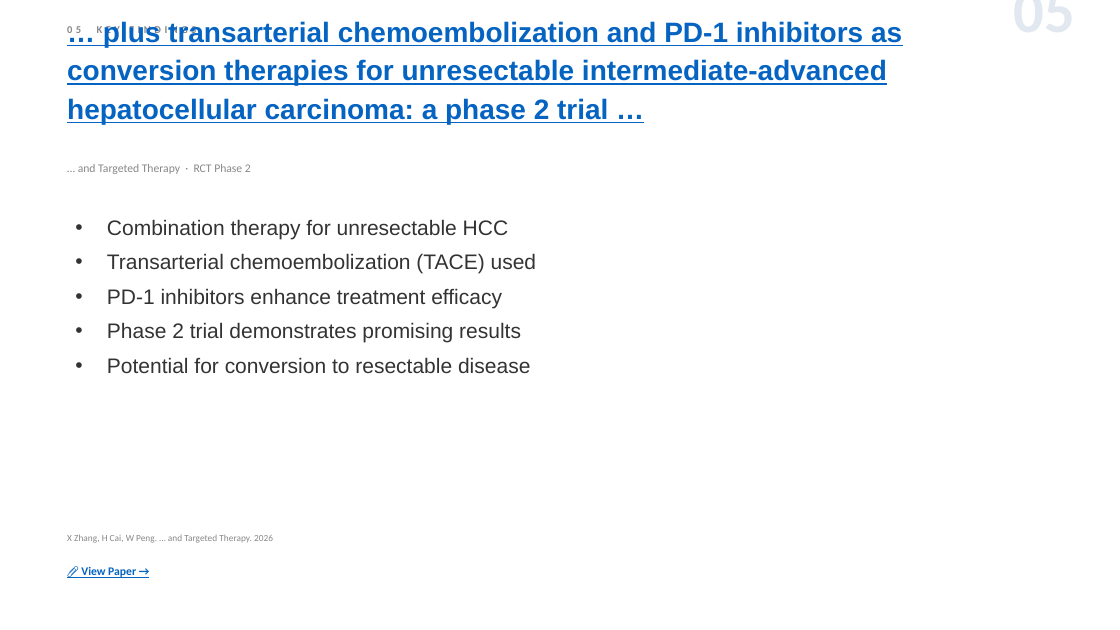
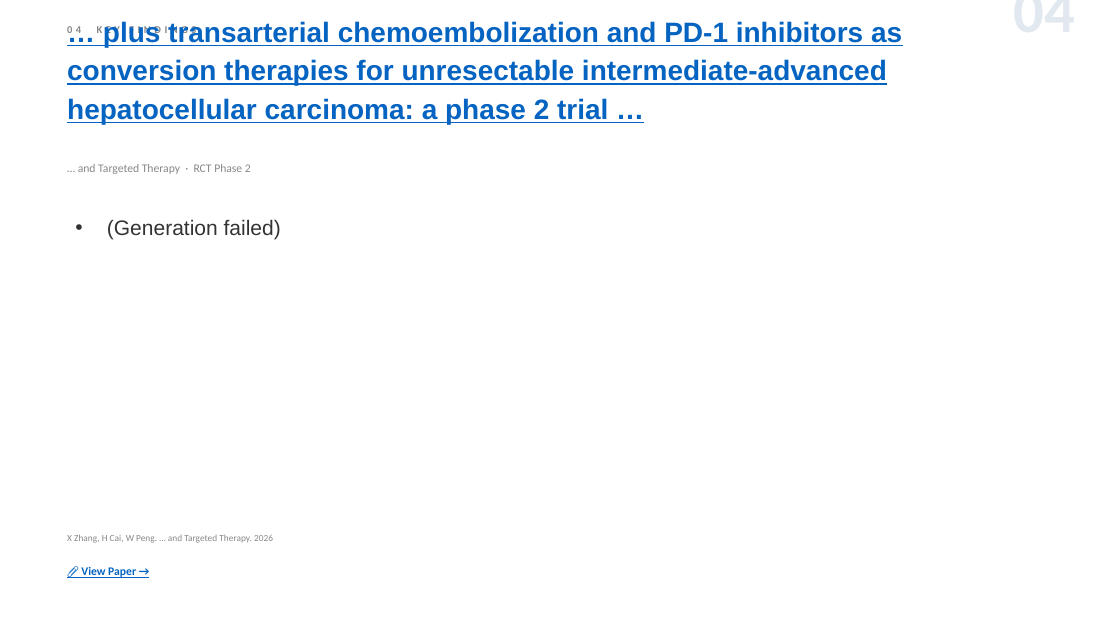
Before and after one commit to jejenhu-maker/hcc-weekly-digest, a slide deck: slide 6 of docs/digest-en.pptx (slide 7 before the commit). Drawn at 1120x630 pixels with LibreOffice and Linux fonts; fonts in the diff are those of the drawing. Boxes give left, top, right and bottom in pixels: in the first picture for what was removed or moved away, otherwise in the second. Text is boxed around its words. In the diff, an @@ line names an element or a change of style, - is before the commit and + after.

```diff
--- a/docs/digest-en.pptx
+++ b/docs/digest-en.pptx
@@ text at (67, 25, 196, 37): text changed @@
-05 KEY FINDINGS
+04 KEY FINDINGS
@@ text at (840, 8, 1075, 8): text changed @@
-05
+04
@@ text at (107, 219, 281, 239): text changed @@
-• Combination therapy for unresectable HCC
-• Transarterial chemoembolization (TACE) used
-• PD-1 inhibitors enhance treatment efficacy
-• Phase 2 trial demonstrates promising results
-• Potential for conversion to resectable disease
+• (Generation failed)
```
Also in this commit, not shown: 12 other slides changed, 1 slide added, 1 slide removed, 2 other files.
